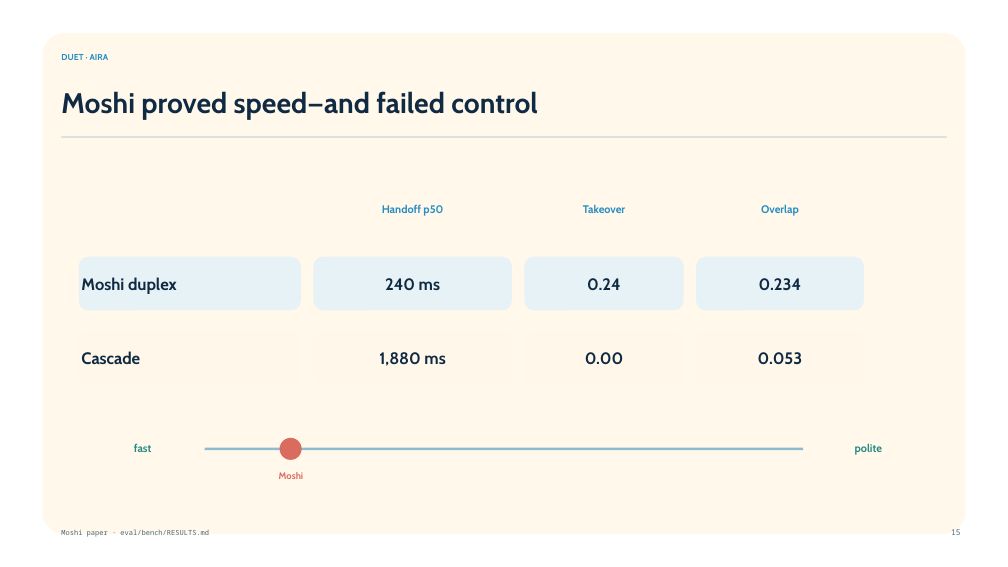
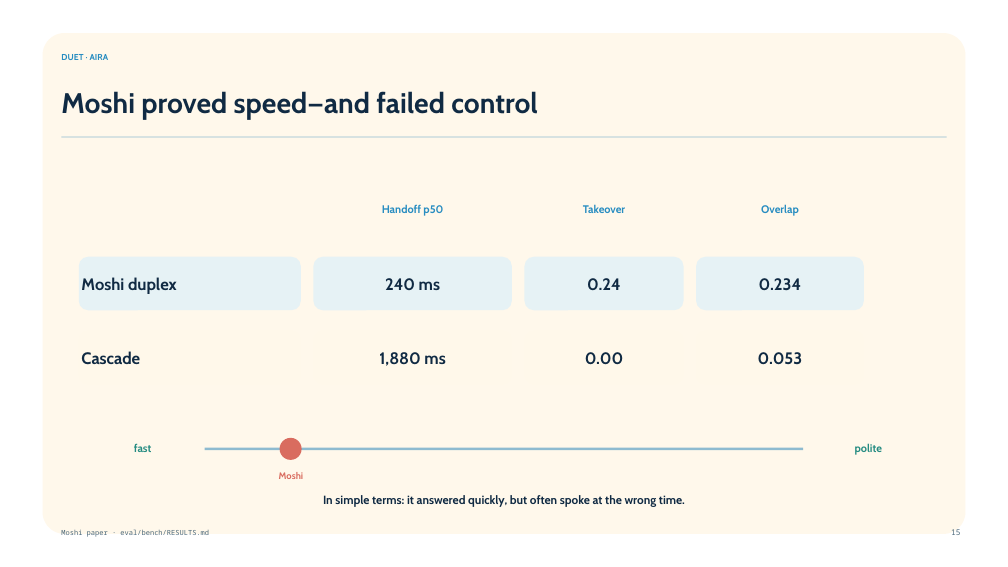
Before and after one commit to mssharatchandra/duet, a slide deck: slide 15 of docs/talk/Duet_Aira_Voice_AI_Tech_Talk_2026-08-25.pptx. Drawn at 1008x567 pixels with LibreOffice and Linux fonts; fonts in the diff are those of the drawing; background and template pictures are left out. Boxes give left, top, right and bottom in pixels: in the first picture for what was removed or moved away, otherwise in the second. Text is boxed around its words. In the diff, an @@ line names an element or a change of style, - is before the commit and + after.

```diff
--- a/docs/talk/Duet_Aira_Voice_AI_Tech_Talk_2026-08-25.pptx
+++ b/docs/talk/Duet_Aira_Voice_AI_Tech_Talk_2026-08-25.pptx
@@ text added at <box>323,495,685,507</box>, 11.2 pt, text #102A43, bold @@
+In simple terms: it answered quickly, but often spoke at the wrong time.
```
Also in this commit, not shown: 2 other files.
